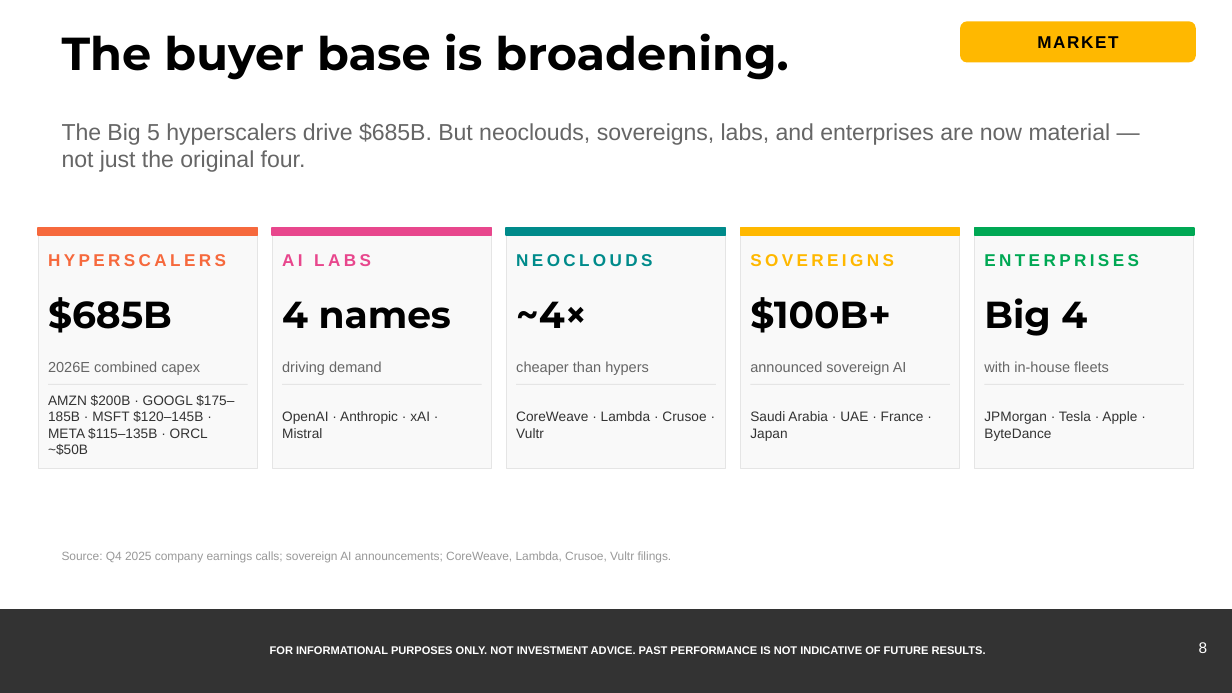
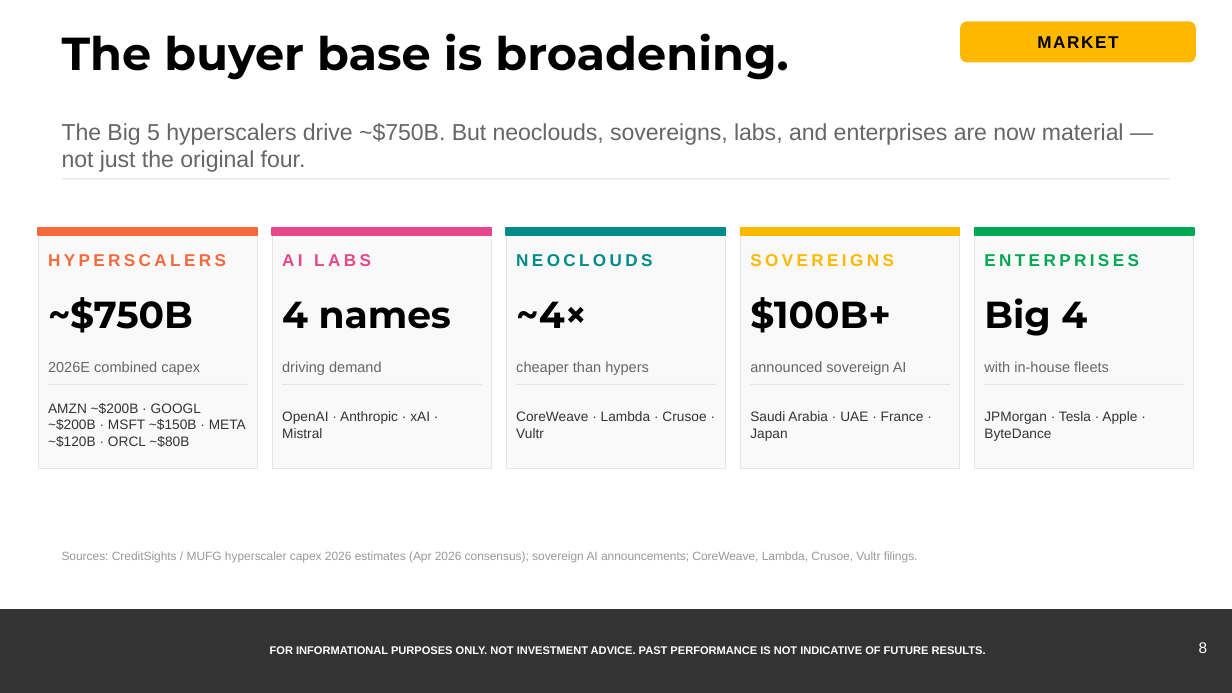
Before and after one commit to samuelcmcclellan-cell/ai-markets-deck, a slide deck: slide 8 of ai-markets-deck.pptx. Drawn at 1232x693 pixels with LibreOffice and Linux fonts; fonts in the diff are those of the drawing. Boxes give left, top, right and bottom in pixels: in the first picture for what was removed or moved away, otherwise in the second. Text is boxed around its words. In the diff, an @@ line names an element or a change of style, - is before the commit and + after.

```diff
--- a/ai-markets-deck.pptx
+++ b/ai-markets-deck.pptx
@@ text at [62,123,1124,172]: text changed @@
-The Big 5 hyperscalers drive $685B. But neoclouds, sovereigns, labs, and enterprises are now material — not just the original four.
+The Big 5 hyperscalers drive ~$750B. But neoclouds, sovereigns, labs, and enterprises are now material — not just the original four.
@@ line added from (62, 179) to (1170, 179), #E5E5E5 0.75 pt @@
@@ text at [48,297,193,333]: text changed @@
-$685B
+~$750B
@@ text at [48,403,246,447]: text changed @@
-AMZN $200B · GOOGL $175–185B · MSFT $120–145B · META $115–135B · ORCL ~$50B
+AMZN ~$200B · GOOGL ~$200B · MSFT ~$150B · META ~$120B · ORCL ~$80B
@@ text at [62,551,918,562]: text changed @@
-Source: Q4 2025 company earnings calls; sovereign AI announcements; CoreWeave, Lambda, Crusoe, Vultr filings.
+Sources: CreditSights / MUFG hyperscaler capex 2026 estimates (Apr 2026 consensus); sovereign AI announcements; CoreWeave, Lambda, Crusoe, Vultr filings.
```
Also in this commit, not shown: 20 other slides changed, 23 other files.
